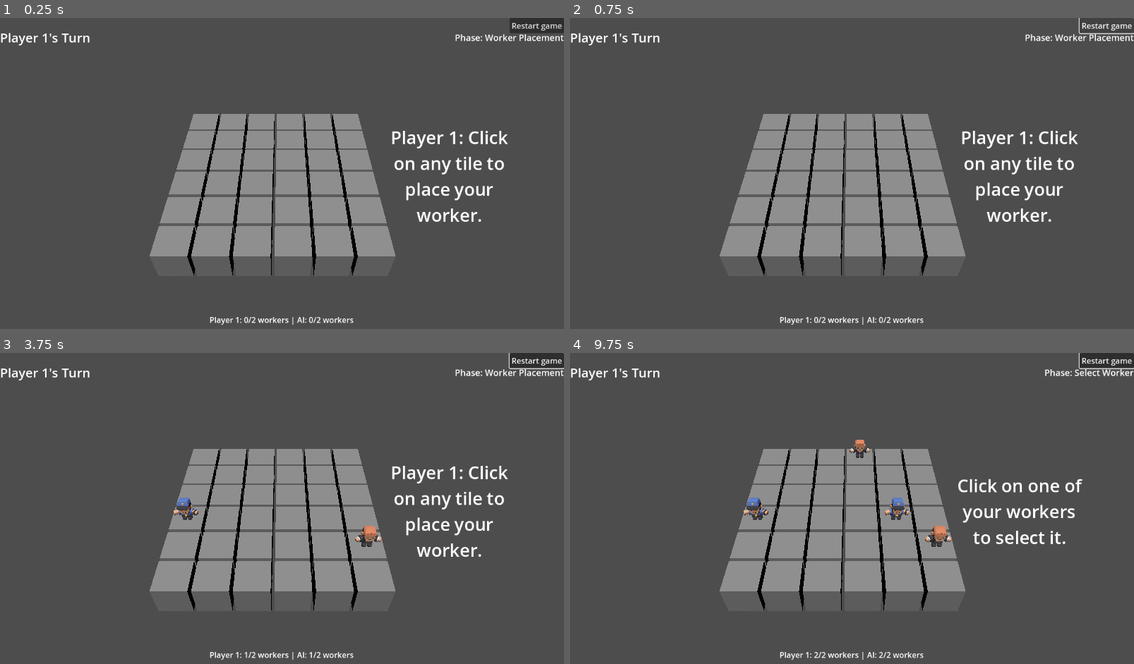
Above: before the commit, frames 1-4 (two rows, left to right).
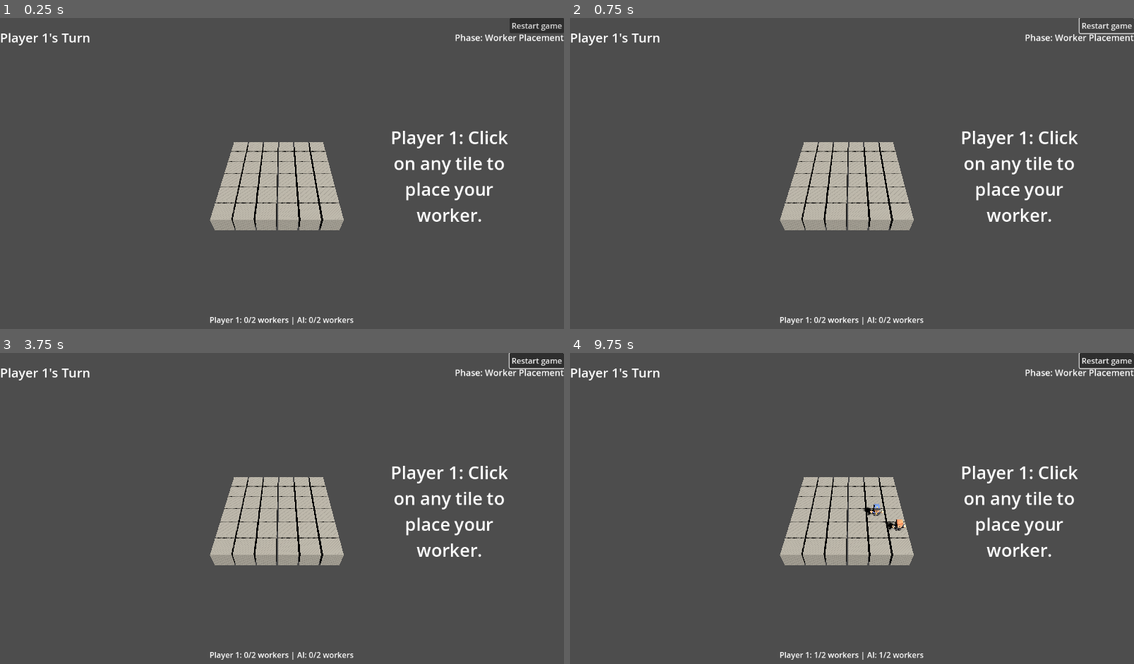
Above: after the commit, the same moments.

Repository: shriramgopal1225/santorini-ai
Game: Godot game, scene res://main.tscn
Two runs of this game, one before a commit and one after it. Both use one fixed random seed, a clock stepped at 60 frames per second and the inputs below.
Inputs (mouse positions are in pixels of both pictures, inside the frame that each line leads up to):
- Up to frame 1 (0.25 s): no input
- Up to frame 2 (0.75 s): click "Restart game" at 0.5 s
- Up to frame 3 (3.75 s): click "Restart game" at 1.25 s; click "Restart game" at 2 s; tap Enter at 2.75, 3.5 s; move the mouse to (406, 496) at 2.77 s; click (406, 496) at 2.92 s; move the mouse to (169, 527) at 3.52 s; click (169, 527) at 3.67 s
- Up to frame 4 (9.75 s): tap Enter every 0.75 s from 4.25 to 6.5 s; move the mouse to (908, 443) at 4.27 s; click (908, 443) at 4.42 s; move the mouse to (823, 573) at 5.02 s; click (823, 573) at 5.17 s; move the mouse to (1021, 558) at 5.77 s; click (1021, 558) at 5.92 s; move the mouse to (682, 464) at 6.52 s; click (682, 464) at 6.67 s; move the mouse to (880, 511) at 7.27 s; click (880, 511) at 7.42 s; move the mouse to (767, 430) at 8.02 s; click (767, 430) at 8.17 s; move the mouse to (976, 496) at 8.77 s; click (976, 496) at 8.92 s; move the mouse to (739, 527) at 9.52 s; click (739, 527) at 9.67 s

The runs differ from the first frame. In frame 1, 15% of the frame differs, in the area x 26-71%, y 30-83%; in frame 2, 15%; in frame 3, 15%; in frame 4, 18%, in the area x 26-100%, y 5-99%.

Commit message:
Added better texture for board tiles, better lighting and shadows

Diff:
--- a/board.gd
+++ b/board.gd
@@ -21,6 +21,7 @@
 	highlight_material.albedo_color = Color.YELLOW
 	generate_board()
 	debug_block_mesh()
+	#apply_tile_materials()
 
 func debug_block_mesh():
 	print("=== DEBUGGING BLOCK MESH ===")
@@ -184,3 +185,35 @@
 		return true
 
 	return false
+
+# Add this new function to board.gd
+func create_tile_material() -> StandardMaterial3D:
+	var material = StandardMaterial3D.new()
+
+	# Base marble-like appearance
+	material.albedo_color = Color(0.9, 0.9, 0.95)  # Slightly off-white
+	material.metallic = 0.1  # Slight metallic sheen
+	material.roughness = 0.3  # Smooth but not mirror-like
+	material.specular = 0.7  # Nice reflections
+
+	# Add subtle normal mapping effect
+	material.normal_scale = 0.2
+
+	# Better lighting response
+	material.rim_enabled = true
+	material.rim = 0.2
+	material.rim_color = Color(0.8, 0.8, 1.0)
+
+	return material
+
+# Add this to apply the material to tiles
+func apply_tile_materials():
+	var tile_material = create_tile_material()
+
+	for grid_pos in tile_nodes:
+		var tile_node = tile_nodes[grid_pos]
+		var mesh_instance = _find_mesh_instance_in_children(tile_node)
+		if mesh_instance:
+			mesh_instance.material_override = tile_material
+
+	print("Applied beautiful tile materials")
--- a/camera_controller.gd
+++ b/camera_controller.gd
@@ -6,7 +6,7 @@
 @export var max_zoom: float = 15.0
 
 # SIMPLE KNOWN-GOOD VALUES
-var orbit_center: Vector3 = Vector3(3.0, 0.0, 2.5)  # Center of 5x5 board
+var orbit_center: Vector3 = Vector3(3.0, 0, 2.5)  # Center of 5x5 board
 var orbit_distance: float = 12.0
 var orbit_angle_h: float = 90.0   # Start facing forward
 var orbit_angle_v: float = 45.0  # HIGH angle = looking down from above
--- a/main.tscn
+++ b/main.tscn
@@ -10,11 +10,16 @@
 
 [node name="Camera3D" type="Camera3D" parent="."]
 transform = Transform3D(1, 0, 0, 0, 0.722919, 0.690933, 0, -0.690933, 0.722919, 2.60699, 9.00461, 12.3778)
-fov = 49.0
+fov = 80.0
 script = ExtResource("2_1bvp3")
 
 [node name="DirectionalLight3D" type="DirectionalLight3D" parent="."]
-transform = Transform3D(1, 0, 0, 0, 0.371368, 0.928486, 0, -0.928486, 0.371368, 0, 0, 0)
+transform = Transform3D(0.707107, -0.5, 0.5, 0, 0.707107, 0.707107, -0.707107, -0.5, 0.5, 0, 0, 0)
+light_color = Color(1, 0.972549, 0.905882, 1)
+light_energy = 2.5
+shadow_enabled = true
+shadow_bias = 0.05
+shadow_normal_bias = 0.5
 
 [node name="Board" parent="." instance=ExtResource("1_ig7tw")]
 
